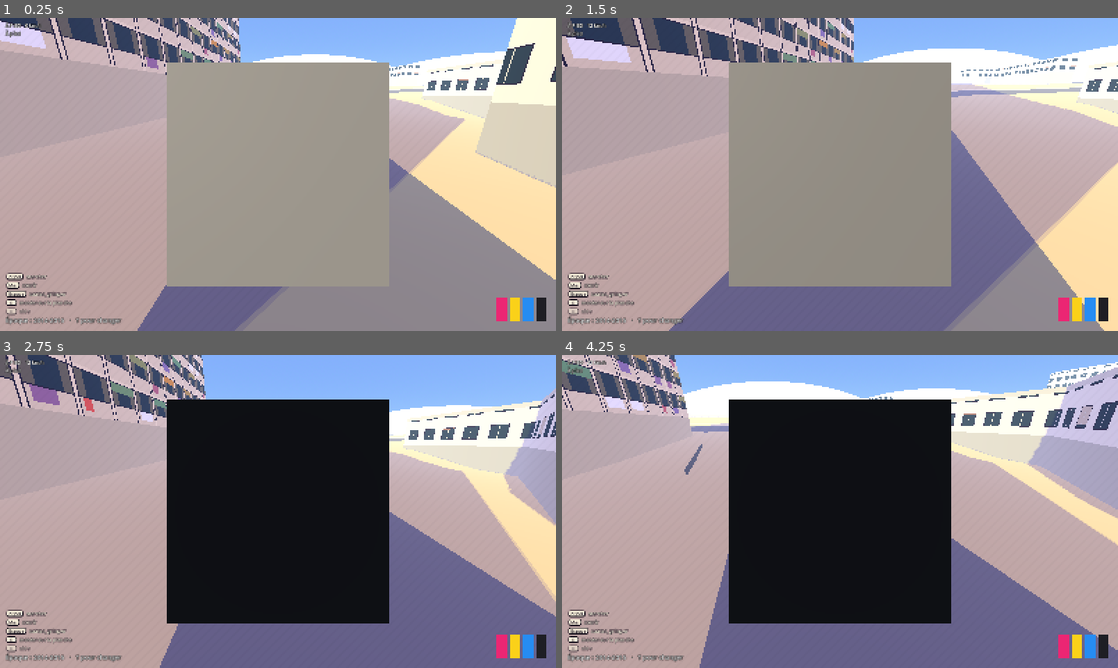
Above: before the commit, frames 1-4 (two rows, left to right).
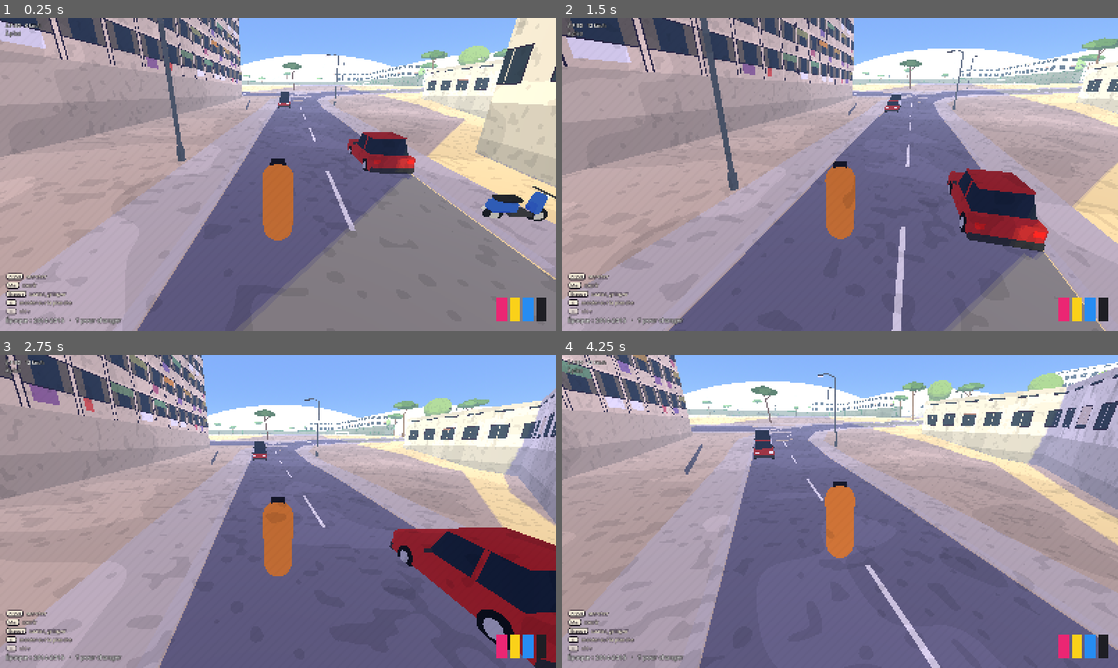
Above: after the commit, the same moments.

Repository: negoatapp-cyber/TRACE
Game: Godot game, scene res://scenes/lauriers.tscn
Two runs of this game, one before a commit and one after it. Both use one fixed random seed, a clock stepped at 60 frames per second and the inputs below.
Inputs (mouse positions are in pixels of both pictures, inside the frame that each line leads up to):
- Up to frame 1 (0.25 s): no input
- Up to frame 2 (1.5 s): tap Enter (ui_accept) at 0.5 s; move the mouse to (867, 174) at 0.52 s; hold G (graff) 0.53-1.28 s; hold W (move_forward) from 0.53 s (still down); tap F (fouiller) at 0.6 s; click (867, 174) at 0.67 s; tap Space (jump) at 0.77, 1.07 s; move the mouse to (812, 174) at 1.27 s; tap G (graff) at 1.35 s; click (812, 174) at 1.42 s
- Up to frame 3 (2.75 s): keep holding W (move_forward); tap Space (jump) at 1.52, 1.82 s; tap C (graff_color) at 1.55, 2.1 s; move the mouse to (289, 505) at 2.02 s; hold L (grind) from 2.03 s (still down); click (289, 505) at 2.17 s
- Up to frame 4 (4.25 s): keep holding W (move_forward); move the mouse to (834, 517) at 2.77 s; release L (grind) at 2.78 s; tap L (grind) at 2.85 s; click (834, 517) at 2.92 s; tap Space (jump) at 3.02, 3.32, 3.77, 4.07 s; tap J (kickflip) at 3.05, 3.6 s; move the mouse to (878, 514) at 3.52 s; hold Shift (push) from 3.53 s (still down); click (878, 514) at 3.67 s

The runs differ from the first frame. In frame 1, 41% of the frame differs, in the area x 0-100%, y 0-100%; in frame 2, 42%; in frame 3, 46%; in frame 4, 39%.

Commit message:
Reprise du PC : décor (modèles, graffitis du décor), shaders BD web, préréglage d'export Web ; tag tracé au doigt sur téléphone
Co-Authored-By: Claude Opus 5.5 <noreply@anthropic.com>
Claude-Session: https://claude.ai/code/session_014E2dCjxvrNHpEzHYuDe4HQ

Diff:
--- /dev/null
+++ b/assets/decor/source/verify_parcours.gd
@@ -0,0 +1,42 @@
+extends SceneTree
+## Vérifie le parcours de l'entrée des Cyprès : armoire électrique, puis auvent.
+var failures := 0
+func check(ok: bool, label: String) -> void:
+	print("PASS: " if ok else "FAIL: ", label)
+	if not ok: failures += 1
+func frames(n: int) -> void:
+	for i in n: await physics_frame
+func _initialize() -> void:
+	call_deferred("run")
+func saut() -> void:
+	Input.action_press("jump"); await frames(3); Input.action_release("jump"); await frames(70)
+func run() -> void:
+	var level = load("res://scenes/lauriers.tscn").instantiate()
+	root.add_child(level)
+	current_scene = level
+	await frames(40)
+	var p = level.get_node("Player")
+	var hab = level.get_node("Habillage")
+	var ent: Node3D = hab.get_node("EntreeCypresB")
+	var arm: Node3D = ent.get_node("ArmoireElectrique")
+	var vers_tour: Vector3 = -ent.global_basis.z
+	# devant l'armoire, face à la tour
+	var depart: Vector3 = arm.global_position + ent.global_basis.z * 1.0
+	p.global_position = Vector3(depart.x, arm.global_position.y - 0.8 + 0.2, depart.z); p.velocity = Vector3.ZERO
+	p.visual.rotation.y = atan2(-vers_tour.x, -vers_tour.z)
+	await frames(30)
+	var y0: float = p.global_position.y
+	await saut()
+	check(p.global_position.y > y0 + 1.3, "monte sur l'armoire électrique (+%.2f m)" % (p.global_position.y - y0))
+	# avancer un peu vers la tour, puis se hisser sur l'auvent
+	Input.action_press("move_forward"); await frames(6); Input.action_release("move_forward")
+	p.visual.rotation.y = atan2(-vers_tour.x, -vers_tour.z)
+	await frames(10)
+	await saut()
+	check(p.global_position.y > y0 + 2.9, "se hisse sur l'auvent (+%.2f m)" % (p.global_position.y - y0))
+	var v = get_nodes_in_group("vehicule") if false else root.get_tree().get_nodes_in_group("vehicule")
+	var types := []
+	for n in v: types.append(n.get_meta("type"))
+	check(types.has("voiture") and types.has("scooter"), "une voiture et un scooter près du départ (%s)" % str(types))
+	print("RESULT failures=", failures)
+	quit(failures)
--- /dev/null
+++ b/assets/decor/source/vitrine.gd
@@ -0,0 +1,51 @@
+extends SceneTree
+## Vitrine du décor : charge chaque .glb de assets/decor/ et les aligne, rendu BD, puis capture.
+##   godot --path . -s assets/decor/source/vitrine.gd -- <fichier.png>
+func _initialize() -> void:
+	call_deferred("run")
+func run() -> void:
+	var sortie := OS.get_cmdline_user_args()[0] if OS.get_cmdline_user_args().size() > 0 else "user://vitrine.png"
+	var scene := Node3D.new()
+	root.add_child(scene)
+	current_scene = scene
+	var env := WorldEnvironment.new()
+	env.environment = Environment.new()
+	var sky := Sky.new()
+	sky.sky_material = ProceduralSkyMaterial.new()
+	env.environment.background_mode = Environment.BG_SKY
+	env.environment.sky = sky
+	scene.add_child(env)
+	var sol := MeshInstance3D.new()
+	var pm := PlaneMesh.new()
+	pm.size = Vector2(80, 40)
+	sol.mesh = pm
+	var sm := StandardMaterial3D.new()
+	sm.albedo_color = Color(0.80, 0.72, 0.58)
+	sol.material_override = sm
+	scene.add_child(sol)
+	var soleil := DirectionalLight3D.new()
+	soleil.rotation_degrees = Vector3(-40, -42, 0)
+	soleil.shadow_enabled = true
+	scene.add_child(soleil)
+	var x := -14.0
+	for f in ["voiture_citadine", "voiture_compacte", "utilitaire", "scooter", "conteneur", "banc", "lampadaire", "pin_parasol", "entree_tour"]:
+		var doc := GLTFDocument.new()
+		var etat := GLTFState.new()
+		doc.append_from_file(ProjectSettings.globalize_path("res://assets/decor/%s.glb" % f), etat)
+		var n := doc.generate_scene(etat) as Node3D
+		var largeur := {"voiture_citadine": 2.4, "voiture_compacte": 2.4, "utilitaire": 2.6, "scooter": 1.4, "conteneur": 2.0, "banc": 2.4, "lampadaire": 2.4, "pin_parasol": 6.0, "entree_tour": 10.0}[f] as float
+		x += largeur * 0.5
+		n.position = Vector3(x, 0, 0)
+		n.rotation.y = 0.5
+		scene.add_child(n)
+		x += largeur * 0.5 + 0.6
+	var cam := Camera3D.new()
+	cam.fov = 50
+	scene.add_child(cam)
+	cam.look_at_from_position(Vector3(4, 7, 22), Vector3(4, 2.0, 0))
+	var style := Node.new()
+	style.set_script(load("res://scripts/style_bd.gd"))
+	scene.add_child(style)
+	for i in 40: await process_frame
+	root.get_texture().get_image().save_png(sortie)
+	quit(0)
--- a/scripts/style_bd.gd
+++ b/scripts/style_bd.gd
@@ -4,10 +4,13 @@
 ##  - pose l'encrage (traits sur silhouettes et arêtes) sur tout l'écran ;
 ##  - règle le ciel et l'ambiance pour des aplats francs.
 ## Les objets créés plus tard (graffitis, Loums importé…) sont convertis à leur arrivée.
+## Crée aussi le nœud Habillage (mobilier urbain, scripts/habillage.gd).
 ## Touche B : comparer avec le rendu d'origine.
 
 const TOON := preload("res://shaders/bd_toon.gdshader")
-const ENCRAGE := preload("res://shaders/bd_encrage.gdshader")
+const ENCRAGE_PATH := "res://shaders/bd_encrage.gdshader"
+const ENCRAGE_WEB_PATH := "res://shaders/bd_encrage_web.gdshader"  # sans normales : mode Compatibilité (web, mobile)
+const HABILLAGE := preload("res://scripts/habillage.gd")
 
 ## Ciel et ambiance en mode BD.
 @export var ciel_haut := Color(0.16, 0.48, 0.93)
@@ -46,6 +49,7 @@
 
 
 func _convertir_tout() -> void:
+	_poser_habillage()
 	RenderingServer.global_shader_parameter_set("bd_actif", 1.0)
 	_ambiance(true)
 	_convertir(get_tree().current_scene if get_tree().current_scene else get_parent())
@@ -89,8 +93,13 @@
 		t.shader = TOON
 		t.set_shader_parameter("couleur", std.albedo_color)
 		if std.albedo_texture:
+			# Matériau peint (Loums, modèles importés) : on garde sa texture, réduite à quelques
+			# teintes, sans le grain du décor (qui « glisserait » sur un corps en mouvement).
 			t.set_shader_parameter("texture_couleur", std.albedo_texture)
 			t.set_shader_parameter("avec_texture", true)
+			t.set_shader_parameter("paliers", 12.0)
+			t.set_shader_parameter("grain", 0.0)
+			t.set_shader_parameter("personnage", true)
 		_toon[m] = t
 	_origine[[mi, s]] = m
 	if actif:
@@ -104,6 +113,19 @@
 		mi.set_surface_override_material(s, m)
 
 
+## Le mobilier urbain (habillage.gd) se pose après la construction du quartier.
+func _poser_habillage() -> void:
+	var scene := get_tree().current_scene if get_tree().current_scene else get_parent()
+	var q := scene.get_node_or_null("Quartier")
+	if q == null or scene.has_node("Habillage"):
+		return
+	var hab := Node3D.new()
+	hab.set_script(HABILLAGE)
+	hab.name = "Habillage"
+	hab.set("quartier", q)
+	scene.add_child(hab)
+
+
 ## Un quad plein écran attaché à la caméra porte l'encrage.
 func _poser_encrage() -> void:
 	var cam := get_viewport().get_camera_3d()
@@ -114,7 +136,8 @@
 	q.size = Vector2(1, 1)
 	_encrage.mesh = q
 	var m := ShaderMaterial.new()
-	m.shader = ENCRAGE
+	var compat := RenderingServer.get_current_rendering_method() == "gl_compatibility"
+	m.shader = load(ENCRAGE_WEB_PATH if compat else ENCRAGE_PATH)
 	_encrage.material_override = m
 	_encrage.cast_shadow = GeometryInstance3D.SHADOW_CASTING_SETTING_OFF
 	_encrage.extra_cull_margin = 16384.0
--- a/scripts/touch_controls.gd
+++ b/scripts/touch_controls.gd
@@ -1,6 +1,7 @@
 extends CanvasLayer
 ## Contrôles tactiles (autoload « TouchControls »), actifs seulement sur un écran tactile.
-## Joystick flottant à gauche, glisser à droite pour la caméra, boutons d'action.
+## Paysage : joystick de direction flottant à DROITE, boutons d'action à GAUCHE,
+## glisser dans la zone libre (gauche / milieu) pour la caméra.
 ## Tout passe par les mêmes actions que le clavier et la manette (voir input_setup.gd).
 ## Pour tester sur PC : lancer avec `-- --touch`, ou ouvrir la version web avec `?touch`.
 
@@ -15,18 +16,19 @@
 const JOY_RAYON := 95.0
 const SENS_CAMERA := 0.0055
 
-## [nom, libellé, action, maintenu, dx, dy, rayon]  (dx/dy depuis le coin bas-droit ; dy<0 = vers le haut)
-## Les petits boutons du haut sont donnés depuis le coin haut-droit (dy>0).
+## [nom, libellé, action, maintenu, dx, dy, rayon]
+## dx > 0 : depuis le bord gauche ; dx < 0 : depuis le bord droit.
+## dy < 0 : depuis le bas (vers le haut) ; dy > 0 : depuis le haut.
 const BOUTONS := [
-	["jump", "SAUT", "jump", false, -150, -150, 82],
-	["push", "COURIR", "push", true, -330, -85, 56],
-	["board", "PLANCHE", "toggle_board", false, -330, -225, 56],
-	["flip", "FLIP", "kickflip", false, -175, -330, 50],
-	["shove", "SHOVE", "shove_it", false, -335, -355, 50],
-	["grind", "GRIND", "grind", true, -480, -225, 50],
-	["graff", "GRAFF", "graff", true, -480, -85, 50],
-	["couleur", "COUL.", "graff_color", false, -620, -85, 40],
-	["fouille", "FOUILLE", "fouiller", false, -620, -215, 40],
+	["jump", "SAUT", "jump", false, 150, -150, 82],
+	["push", "COURIR", "push", true, 330, -85, 56],
+	["board", "PLANCHE", "toggle_board", false, 330, -225, 56],
+	["flip", "FLIP", "kickflip", false, 175, -330, 50],
+	["shove", "SHOVE", "shove_it", false, 335, -355, 50],
+	["grind", "GRIND", "grind", true, 480, -225, 50],
+	["graff", "GRAFF", "graff", true, 480, -85, 50],
+	["couleur", "COUL.", "graff_color", false, 620, -85, 40],
+	["fouille", "FOUILLE", "fouiller", false, 620, -215, 40],
 	["reset", "DÉPART", "reset", false, -60, 55, 34],
 	["bd", "BD", "style_bd", false, -150, 55, 34],
 ]
@@ -50,7 +52,8 @@
 func _centre(b: Array) -> Vector2:
 	var s := _canvas.size
 	var dy: float = b[5]
-	return Vector2(s.x + float(b[4]), (s.y + dy) if dy < 0.0 else dy)
+	var dx: float = b[4]
+	return Vector2(dx if dx > 0.0 else s.x + dx, (s.y + dy) if dy < 0.0 else dy)
 
 
 func _bouton_sous(p: Vector2) -> Array:
@@ -65,6 +68,7 @@
 		return
 	if event is InputEventScreenTouch:
 		if event.pressed:
+			_plein_ecran_paysage()
 			_debut(event.index, event.position)
 		else:
 			_fin(event.index)
@@ -80,7 +84,7 @@
 		_doigts[i] = {"role": "bouton", "b": b}
 		_enfonces[b[0]] = int(_enfonces.get(b[0], 0)) + 1
 		_envoyer(b[2], true)
-	elif p.x < _canvas.size.x * 0.45 and not _joy_vu:
+	elif p.x > _canvas.size.x * 0.55 and not _joy_vu:
 		_doigts[i] = {"role": "joy"}
 		_joy_origine = p
 		_joy_pos = p
@@ -120,6 +124,25 @@
 	_canvas.queue_redraw()
 
 
+var _plein_ecran_fait := false
+
+
+## Au premier toucher (un geste de l'utilisateur est exigé) : plein écran, puis verrouillage en paysage.
+func _plein_ecran_paysage() -> void:
+	if _plein_ecran_fait or not OS.has_feature("web"):
+		return
+	_plein_ecran_fait = true
+	JavaScriptBridge.eval("""
+		(function(){
+			var c = document.documentElement;
+			var r = c.requestFullscreen ? c.requestFullscreen() : Promise.resolve();
+			Promise.resolve(r).then(function(){
+				if (screen.orientation && screen.orientation.lock) { screen.orientation.lock('landscape').catch(function(){}); }
+			}).catch(function(){});
+		})();
+	""")
+
+
 func _envoyer(action: String, presse: bool) -> void:
 	var ev := InputEventAction.new()
 	ev.action = action
@@ -149,6 +172,11 @@
 
 func _dessiner() -> void:
 	var police := ThemeDB.fallback_font
+	if _canvas.size.y > _canvas.size.x:
+		var m := "Tourne ton téléphone en paysage"
+		var w0 := police.get_string_size(m, HORIZONTAL_ALIGNMENT_LEFT, -1, 40).x
+		_canvas.draw_string(police, Vector2((_canvas.size.x - w0) * 0.5, _canvas.size.y * 0.5), m,
+			HORIZONTAL_ALIGNMENT_LEFT, -1, 40, Color(1, 1, 1, 0.9))
 	for b in BOUTONS:
 		var c := _centre(b)
 		var r: float = b[6]
--- a/scripts/trace_tag.gd
+++ b/scripts/trace_tag.gd
@@ -65,6 +65,31 @@
 	return sp
 
 
+var _doigt := Vector2(-1, -1)
+var _index_doigt := -1
+
+
+## Sur téléphone : le doigt peint (sauf sur les boutons, et GRAFF pose le tag).
+func _input(event: InputEvent) -> void:
+	if not TouchControls.actif:
+		return
+	if event is InputEventScreenTouch:
+		if event.pressed and not (TouchControls.call("_bouton_sous", event.position) as Array).is_empty():
+			return
+		if event.pressed and _index_doigt < 0:
+			_index_doigt = event.index
+			_doigt = event.position
+			appuye = true
+			get_viewport().set_input_as_handled()
+		elif not event.pressed and event.index == _index_doigt:
+			_index_doigt = -1
+			appuye = false
+			get_viewport().set_input_as_handled()
+	elif event is InputEventScreenDrag and event.index == _index_doigt:
+		_doigt = event.position
+		get_viewport().set_input_as_handled()
+
+
 func _unhandled_input(event: InputEvent) -> void:
 	if event is InputEventMouseButton and event.button_index == MOUSE_BUTTON_LEFT:
 		appuye = event.pressed
@@ -82,7 +107,7 @@
 func point_souris() -> Vector2:
 	if camera == null:
 		return Vector2(-1, -1)
-	var m := get_viewport().get_mouse_position()
+	var m := _doigt if TouchControls.actif else get_viewport().get_mouse_position()
 	var o := camera.project_ray_origin(m)
 	var d := camera.project_ray_normal(m)
 	var plan := Plane(global_transform.basis.z, global_position)
--- a/shaders/bd_encrage.gdshader
+++ b/shaders/bd_encrage.gdshader
@@ -8,8 +8,14 @@
 
 uniform sampler2D tex_prof : hint_depth_texture, filter_nearest;
 uniform sampler2D tex_norm : hint_normal_roughness_texture, filter_nearest;
-uniform vec4 encre : source_color = vec4(0.09, 0.06, 0.13, 1.0);
-uniform float epaisseur = 1.7;      // en pixels (rapportés à 900 px de haut)
+uniform sampler2D tex_ecran : hint_screen_texture, filter_linear;
+uniform vec4 encre : source_color = vec4(0.16, 0.08, 0.22, 1.0);
+// Le trait prend la couleur de ce qu'il borde, assombrie (comme un trait de BD colorisé),
+// mêlée à une encre violette. 0 = encre pure, 1 = couleur de la surface assombrie.
+uniform float trait_colore = 0.65;
+uniform float assombri = 0.38;
+uniform float opacite = 0.9;
+uniform float epaisseur = 1.3;      // en pixels (rapportés à 900 px de haut)
 uniform float seuil_prof = 0.06;    // sensibilité aux ruptures de profondeur
 uniform float seuil_angle = 0.40;   // 0,4 ≈ arêtes de plus de 50°
 uniform float pres = 0.4;           // distance (m) en deçà de laquelle on n'encre pas (évite la caméra)
@@ -41,11 +47,14 @@
 	float b = texture(tex_prof, SCREEN_UV + dy).r;
 	float ref = max(max(c, max(g, d)), max(h, b));
 	float bord = 0.0;
+	// Sur un personnage (marqué par une rugosité de 0,5), seul le contour extérieur est encré :
+	// pas de trait sur le visage ni dans les plis des vêtements.
+	bool perso = texture(tex_norm, SCREEN_UV).a < 0.75 && c > 0.0;
 	if (ref > 0.0) {
 		float lap = max(abs(g + d - 2.0 * c), abs(h + b - 2.0 * c));
-		bord = step(seuil_prof, lap / ref);
+		bord = step(perso ? seuil_prof * 6.0 : seuil_prof, lap / ref);
 		// Arêtes : seulement entre pixels de géométrie (le ciel n'a pas de normale).
-		if (c > 0.0 && g > 0.0 && d > 0.0 && h > 0.0 && b > 0.0) {
+		if (!perso && c > 0.0 && g > 0.0 && d > 0.0 && h > 0.0 && b > 0.0) {
 			vec3 n = normale(SCREEN_UV);
 			float m = min(min(dot(n, normale(SCREEN_UV - dx)), dot(n, normale(SCREEN_UV + dx))),
 					min(dot(n, normale(SCREEN_UV - dy)), dot(n, normale(SCREEN_UV + dy))));
@@ -54,6 +63,17 @@
 		float z = distance_vue(ref, SCREEN_UV, INV_PROJECTION_MATRIX);
 		bord *= smoothstep(pres, pres + 0.3, z) * (1.0 - smoothstep(loin * 0.55, loin, z));
 	}
-	ALBEDO = encre.rgb;
-	ALPHA = bord * encre.a;
+	// Couleur du trait : la plus sombre des surfaces voisines, assombrie, teintée d'encre.
+	vec3 c0 = texture(tex_ecran, SCREEN_UV).rgb;
+	vec3 c1 = texture(tex_ecran, SCREEN_UV - dx * 2.0).rgb;
+	vec3 c2 = texture(tex_ecran, SCREEN_UV + dx * 2.0).rgb;
+	vec3 c3 = texture(tex_ecran, SCREEN_UV - dy * 2.0).rgb;
+	vec3 c4 = texture(tex_ecran, SCREEN_UV + dy * 2.0).rgb;
+	vec3 sombre = c0;
+	for (int k = 0; k < 4; k++) {
+		vec3 ck = k == 0 ? c1 : (k == 1 ? c2 : (k == 2 ? c3 : c4));
+		if (dot(ck, vec3(0.3, 0.59, 0.11)) < dot(sombre, vec3(0.3, 0.59, 0.11))) sombre = ck;
+	}
+	ALBEDO = mix(encre.rgb, sombre * assombri, trait_colore);
+	ALPHA = bord * encre.a * opacite;
 }
--- /dev/null
+++ b/shaders/bd_encrage_web.gdshader
@@ -0,0 +1,67 @@
+shader_type spatial;
+render_mode unshaded, blend_mix, depth_draw_never, depth_test_disabled, cull_disabled, fog_disabled, shadows_disabled;
+// TRACE — l'encrage (variante Compatibilité / web : profondeur seulement, sans normales) : un trait sombre sur les silhouettes et les arêtes, comme dans une BD.
+// Posé sur tout l'écran par style_bd.gd. Il lit la profondeur et l'orientation des surfaces :
+//  - rupture de profondeur (un immeuble devant le ciel, un muret devant le sol) → trait ;
+//  - changement brusque d'orientation (l'angle d'un mur, le bord d'un trottoir) → trait.
+// Le trait s'affine puis disparaît au loin, pour ne pas salir l'horizon.
+
+uniform sampler2D tex_prof : hint_depth_texture, filter_nearest;
+uniform sampler2D tex_ecran : hint_screen_texture, filter_linear;
+uniform vec4 encre : source_color = vec4(0.16, 0.08, 0.22, 1.0);
+// Le trait prend la couleur de ce qu'il borde, assombrie (comme un trait de BD colorisé),
+// mêlée à une encre violette. 0 = encre pure, 1 = couleur de la surface assombrie.
+uniform float trait_colore = 0.65;
+uniform float assombri = 0.38;
+uniform float opacite = 0.9;
+uniform float epaisseur = 1.3;      // en pixels (rapportés à 900 px de haut)
+uniform float seuil_prof = 0.06;    // sensibilité aux ruptures de profondeur
+uniform float seuil_angle = 0.40;   // 0,4 ≈ arêtes de plus de 50°
+uniform float pres = 0.4;           // distance (m) en deçà de laquelle on n'encre pas (évite la caméra)
+uniform float loin = 420.0;         // au-delà, plus de trait
+
+void vertex() {
+	POSITION = vec4(VERTEX.xy * 2.0, 1.0, 1.0);
+}
+
+float distance_vue(float brut, vec2 uv, mat4 inv_proj) {
+	vec4 v = inv_proj * vec4(uv * 2.0 - 1.0, brut, 1.0);
+	return -v.z / v.w;
+}
+
+void fragment() {
+	vec2 px = epaisseur * (VIEWPORT_SIZE.y / 900.0) / VIEWPORT_SIZE;
+	vec2 dx = vec2(px.x, 0.0);
+	vec2 dy = vec2(0.0, px.y);
+	// La profondeur brute varie linéairement sur une surface plane : sa dérivée seconde est nulle
+	// sur un plan et forte sur une rupture. Pas de faux traits sur les sols vus en rasant.
+	float c = texture(tex_prof, SCREEN_UV).r;
+	float g = texture(tex_prof, SCREEN_UV - dx).r;
+	float d = texture(tex_prof, SCREEN_UV + dx).r;
+	float h = texture(tex_prof, SCREEN_UV - dy).r;
+	float b = texture(tex_prof, SCREEN_UV + dy).r;
+	float ref = max(max(c, max(g, d)), max(h, b));
+	float bord = 0.0;
+	// Sur un personnage (marqué par une rugosité de 0,5), seul le contour extérieur est encré :
+	// pas de trait sur le visage ni dans les plis des vêtements.
+	bool perso = false;
+	if (ref > 0.0) {
+		float lap = max(abs(g + d - 2.0 * c), abs(h + b - 2.0 * c));
+		bord = step(perso ? seuil_prof * 6.0 : seuil_prof, lap / ref);
+		float z = distance_vue(ref, SCREEN_UV, INV_PROJECTION_MATRIX);
+		bord *= smoothstep(pres, pres + 0.3, z) * (1.0 - smoothstep(loin * 0.55, loin, z));
+	}
+	// Couleur du trait : la plus sombre des surfaces voisines, assombrie, teintée d'encre.
+	vec3 c0 = texture(tex_ecran, SCREEN_UV).rgb;
+	vec3 c1 = texture(tex_ecran, SCREEN_UV - dx * 2.0).rgb;
+	vec3 c2 = texture(tex_ecran, SCREEN_UV + dx * 2.0).rgb;
+	vec3 c3 = texture(tex_ecran, SCREEN_UV - dy * 2.0).rgb;
+	vec3 c4 = texture(tex_ecran, SCREEN_UV + dy * 2.0).rgb;
+	vec3 sombre = c0;
+	for (int k = 0; k < 4; k++) {
+		vec3 ck = k == 0 ? c1 : (k == 1 ? c2 : (k == 2 ? c3 : c4));
+		if (dot(ck, vec3(0.3, 0.59, 0.11)) < dot(sombre, vec3(0.3, 0.59, 0.11))) sombre = ck;
+	}
+	ALBEDO = mix(encre.rgb, sombre * assombri, trait_colore);
+	ALPHA = bord * encre.a * opacite;
+}
--- a/shaders/bd_toon.gdshader
+++ b/shaders/bd_toon.gdshader
@@ -4,11 +4,23 @@
 // Le script style_bd.gd l'applique automatiquement à la place des matériaux standard.
 
 #include "res://shaders/bd_lumiere.gdshaderinc"
+#include "res://shaders/bd_grain.gdshaderinc"
 
 uniform vec4 couleur : source_color = vec4(1.0);
 uniform sampler2D texture_couleur : source_color, filter_linear_mipmap, repeat_enable;
 uniform bool avec_texture = false;
 uniform float paliers = 6.0; // une texture peinte est réduite à quelques teintes
+uniform float grain = 1.0;    // part de la texture peinte (0 = aplat pur)
+uniform bool personnage = false; // personnage : l'encrage ne dessine que sa silhouette
+// Liseré de lumière sur les bords du personnage, comme sur les planches (jaune chaud).
+uniform vec4 lisere : source_color = vec4(1.0, 0.80, 0.30, 1.0);
+uniform float lisere_force = 0.4;
+
+varying vec3 monde;
+
+void vertex() {
+	monde = (MODEL_MATRIX * vec4(VERTEX, 1.0)).xyz;
+}
 
 void fragment() {
 	vec3 c = couleur.rgb;
@@ -19,7 +31,15 @@
 		}
 		c *= t;
 	}
+	if (bd_actif > 0.5) {
+		c *= mix(1.0, bd_texture(monde), grain);
+	}
 	ALBEDO = c;
-	ROUGHNESS = 1.0;
+	if (personnage && bd_actif > 0.5) {
+		float bord_vue = 1.0 - clamp(dot(NORMAL, VIEW), 0.0, 1.0);
+		EMISSION = lisere.rgb * smoothstep(0.70, 0.80, bord_vue) * lisere_force;
+	}
+	// La rugosité ne sert pas à l'éclairage BD : elle sert de marqueur pour l'encrage.
+	ROUGHNESS = personnage ? 0.5 : 1.0;
 	SPECULAR = 0.0;
 }
--- a/shaders/facade.gdshader
+++ b/shaders/facade.gdshader
@@ -6,6 +6,7 @@
 // Rendu BD : lumière en trois tons (bd_lumiere) et cadres de fenêtres encrés.
 
 #include "res://shaders/bd_lumiere.gdshaderinc"
+#include "res://shaders/bd_grain.gdshaderinc"
 
 uniform vec3 mur : source_color = vec3(0.86, 0.84, 0.79);
 uniform vec3 garde_corps : source_color = vec3(0.78, 0.76, 0.72);
@@ -24,11 +25,13 @@
 uniform vec3 encre : source_color = vec3(0.12, 0.09, 0.16);
 
 varying vec3 ln;
+varying vec3 monde;
 // Au-delà de cette distance (m), les cadres encrés s'effacent pour éviter le fourmillement.
 uniform float encre_portee = 90.0;
 
 void vertex() {
 	ln = NORMAL;
+	monde = (MODEL_MATRIX * vec4(VERTEX, 1.0)).xyz;
 }
 
 float h21(vec2 p) {
@@ -91,6 +94,18 @@
 			col = mc * 0.9;
 		}
 	}
+	if (bd_actif > 0.5 && abs(ln.y) < 0.5) {
+		// Coulures : sous certaines fenêtres, une traînée plus sombre descend sur l'enduit.
+		vec2 g2 = vec2(UV.x / travee, (UV.y - rdc) / etage);
+		float r3 = h21(floor(g2) + vec2(7.0, 3.0));
+		float fx = fract(g2.x);
+		if (r3 > 0.55 && fx > 0.42 && fx < 0.46 + 0.1 * r3 && fract(g2.y) < 0.3 && col == mc) {
+			col *= 0.86;
+		}
+		// Pied de façade sali par la pluie et les passages.
+		if (UV.y < 1.2) col *= 0.88;
+		col *= bd_texture(monde);
+	}
 	ALBEDO = col;
 	ROUGHNESS = rough;
 	if (bd_actif > 0.5) {
Binary file added: assets/decor/banc.glb
Not shown, added: assets/decor/banc.glb.import
Binary file added: assets/decor/conteneur.glb
Not shown, added: assets/decor/conteneur.glb.import
Binary file added: assets/decor/entree_tour.glb
Not shown, added: assets/decor/entree_tour.glb.import
Binary file added: assets/decor/graff/affiche_00.png
Not shown, added: assets/decor/graff/affiche_00.png.import
Binary file added: assets/decor/graff/affiche_01.png
Not shown, added: assets/decor/graff/affiche_01.png.import
Binary file added: assets/decor/graff/affiche_02.png
Not shown, added: assets/decor/graff/affiche_02.png.import
(and 72 more such lines)
